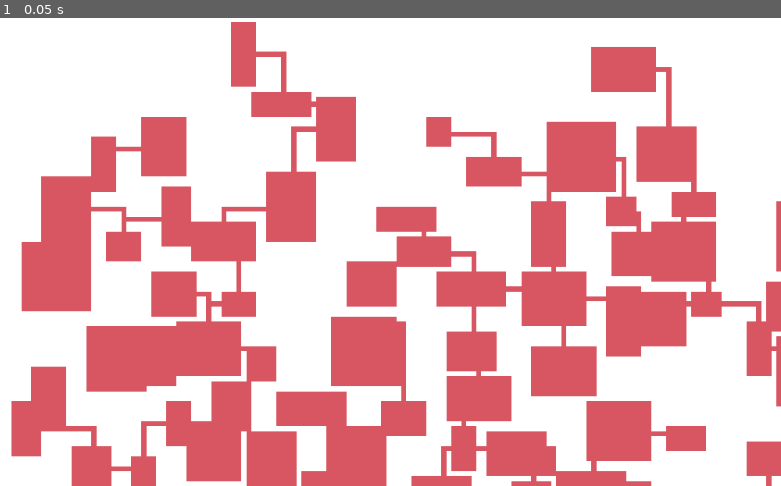
Above: before the commit, frame 1.
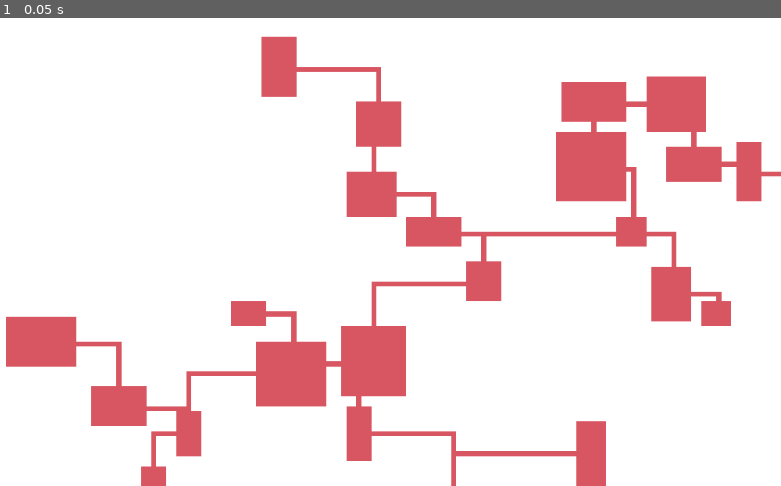
Above: after the commit, the same moment.

Repository: kiwioGIT/dun_gen
Game: Godot game, scene res://Node2D.tscn
The game is run twice, just before and just after one commit, with the same random seed, the same clock (stepped at 60 frames per second) and the same inputs.
Inputs:
- Up to frame 1 (0.05 s): no input

The runs differ from the first frame. In frame 1, 40% of the frame differs, in the area x 0-100%, y 0-100%.

Commit message:
Update TileMap.gd

Diff:
--- a/dungeon_genaration/TileMap.gd
+++ b/dungeon_genaration/TileMap.gd
@@ -8,7 +8,7 @@
 #var closest_vec
 var mids = []
 var red_mids = []
-var room_amount = 100
+var room_amount = 24
 var room_max_size = 15
 var room_min_size = 5
 var room_max_pos_x = 80
@@ -21,26 +21,32 @@
 	for i in room_amount:
 		randomize()
 		var yadition = 0
+		var xadition = 0
+		var plus_minus = get_naturality(rand_range(-10,10))
+		var h_or_v = get_naturality(rand_range(-10,10))
 		var iscoliding = true
 		var sizex = int(rand_range(room_min_size,room_max_size))
 		var sizey = int(rand_range(room_min_size,room_max_size))
 		var posx = int(rand_range(-room_max_pos_x,room_max_pos_x))
 		var posy = int(rand_range(-room_max_pos_y,room_max_pos_y))
 		while(iscoliding):
-			for x in sizex+2:
-				for y in sizey+2:
+			for x in sizex+4:
+				for y in sizey+4:
 					iscoliding = false
-					if get_cellv(Vector2(posx+x-1,posy+y+yadition-1))==0:
+					if get_cellv(Vector2(posx+x+xadition,posy+y+yadition))==0:
 						iscoliding = true
-						yadition += 2
+						if h_or_v == 1:
+							xadition += 2*plus_minus
+						else:
+							yadition += 2*plus_minus
 		for x in sizex:
 			for y in sizey:
-				if get_cellv(Vector2(posx+x,posy+y+yadition))==-1:
-					set_cellv(Vector2(posx+x,posy+y+yadition),0)
+				if get_cellv(Vector2(posx+x+xadition+2,posy+y+yadition+2))==-1:
+					set_cellv(Vector2(posx+x+xadition+2,posy+y+yadition+2),0)
 				else:
-					set_cellv(Vector2(posx+x,posy+y+yadition),0)
+					set_cellv(Vector2(posx+x+xadition,posy+y+yadition),0)
 				if posx+x == posx+int(sizex/2) and posy+y == posy+int(sizey/2):
-					mids.append(Vector2(posx+x,posy+y+yadition))
+					mids.append(Vector2(posx+x+xadition+2,posy+y+yadition+2))
 		print("y add ",yadition)
 
 	print(mids)
